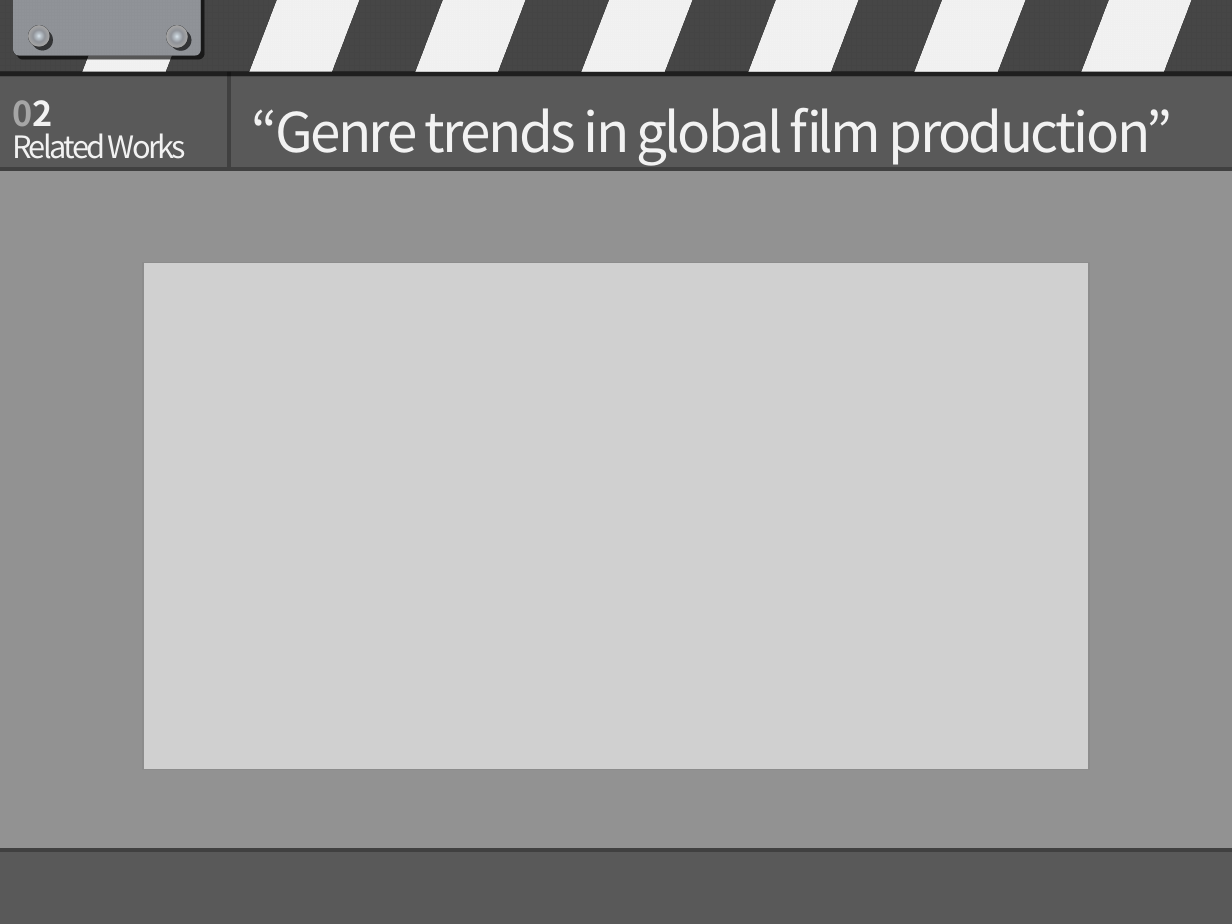
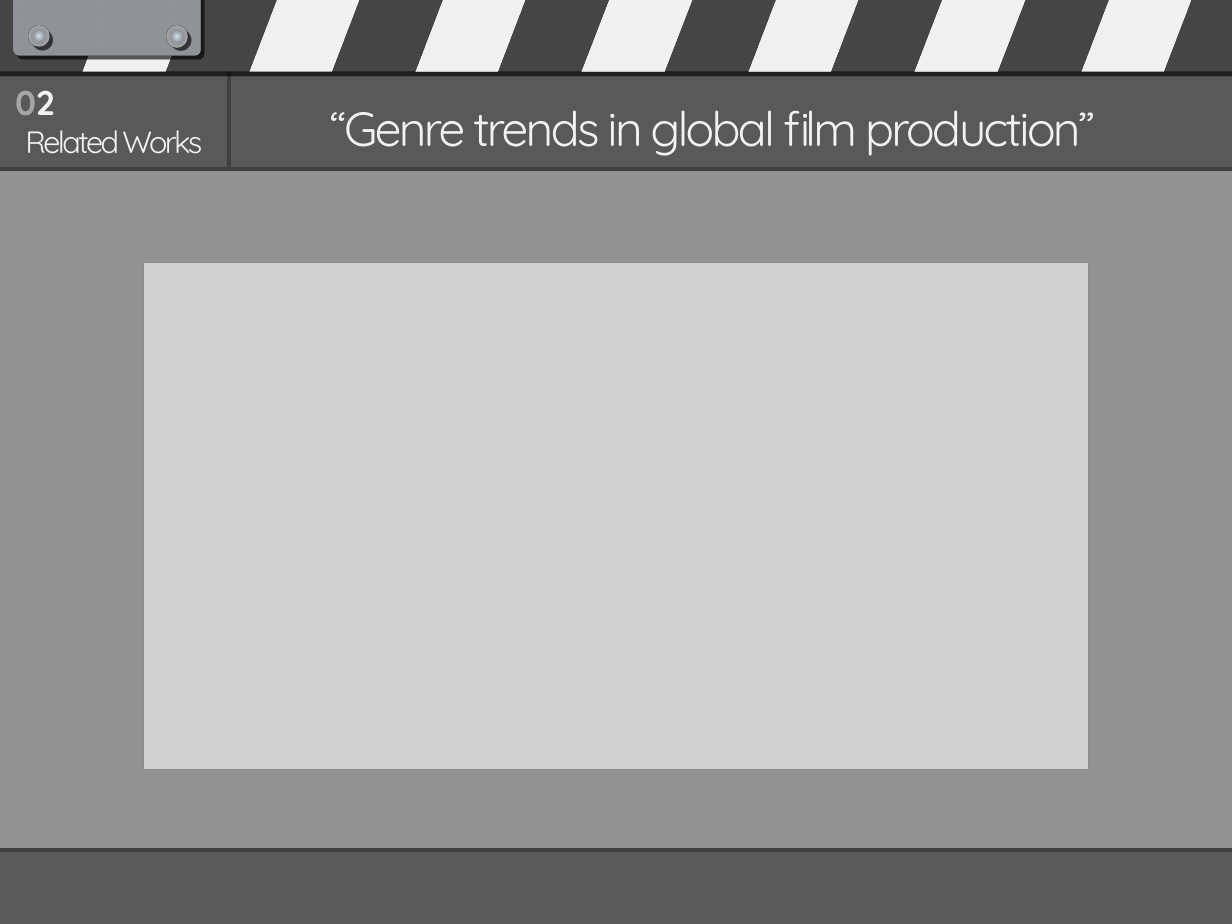
Before and after one commit to asmath472/21SRproject, a slide deck: slide 11 of R final presentation.pptx (slide 9 before the commit). Drawn at 1232x924 pixels with LibreOffice and Linux fonts; fonts in the diff are those of the drawing; grey boxes stand for pictures. Boxes give left, top, right and bottom in pixels: in the first picture for what was removed or moved away, otherwise in the second. Text is boxed around its words. In the diff, an @@ line names an element or a change of style, - is before the commit and + after.

```diff
--- a/R final presentation.pptx
+++ b/R final presentation.pptx
@@ text "02": place and size @@
-text "02" at (12,100,52,135)
+text "02" at (15,90,54,115)
@@ text "02" at (15,90,54,115): font Noto Sans CJK KR to Quicksand @@
@@ text "Related Works": place and size @@
-text "Related Works" at (12,133,187,159)
+text "Related Works" at (25,130,202,154)
@@ text "Related Works" at (25,130,202,154): font Noto Sans CJK KR to Quicksand; alignment left to centre @@
@@ text "“Genre trends in global film ..." at (330,110,1095,156): size 32 to 28 pt, font Noto Sans CJK KR to Quicksand @@
```
Also in this commit, not shown: 12 other slides changed, 8 slides added, 2 slides removed.
